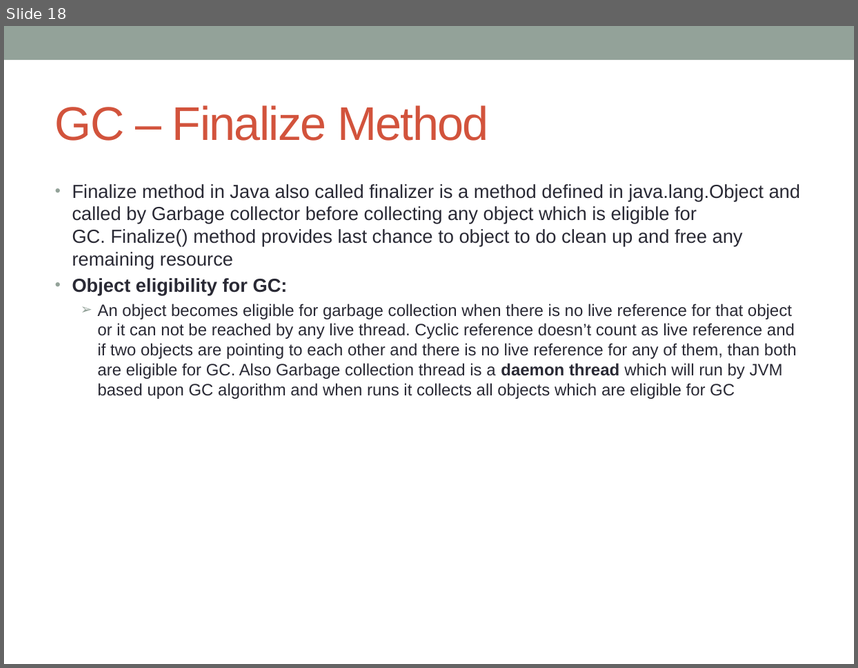
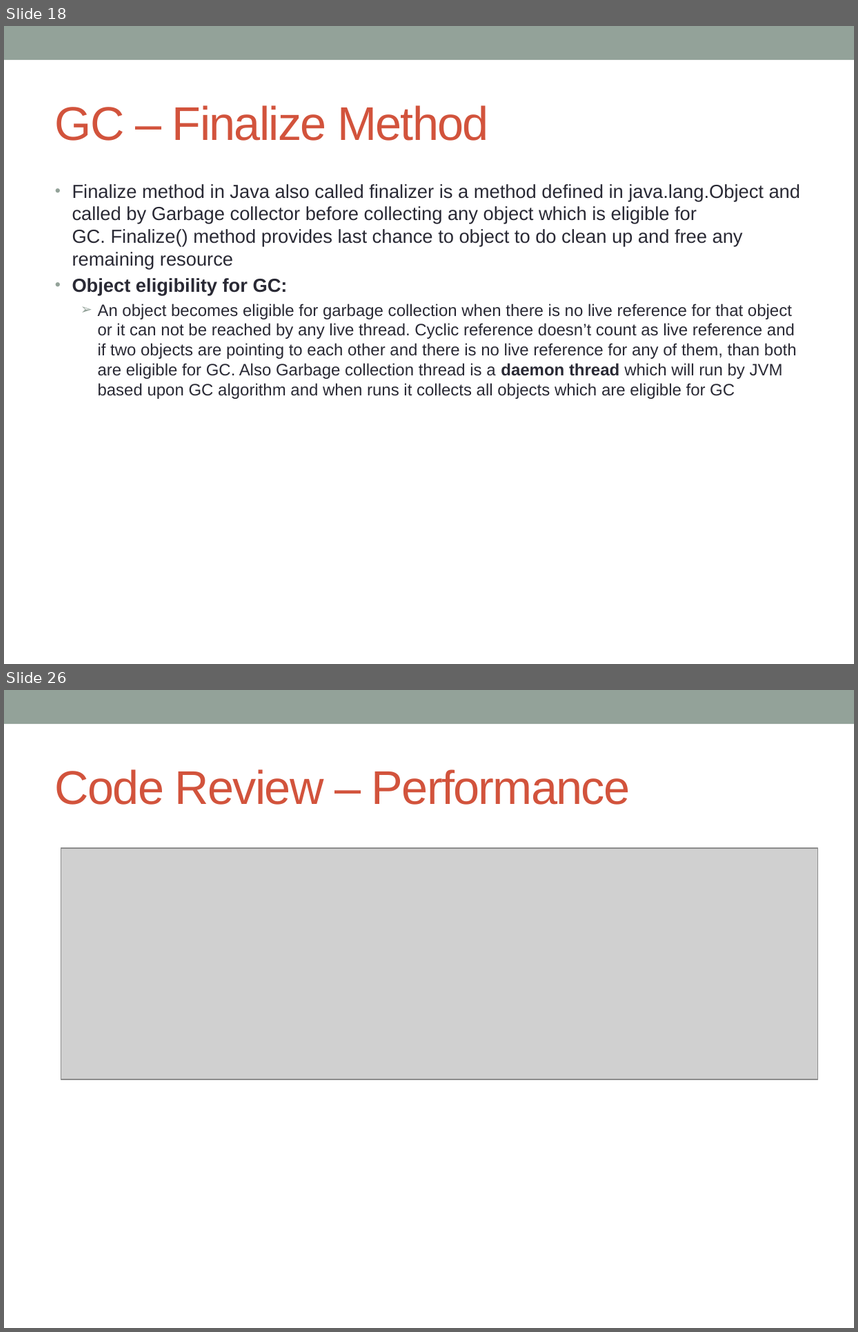
Before and after one commit to notionquest/ProjectDocumentation, a slide deck: CoreJava.pptx. Shown one above the other, each under a label of ours: slide 18 before the commit, slides 18 and 26 after it; the slides between them are not shown. The pictures are 858x668 and 858x1332 pixels, drawn with LibreOffice and Linux fonts; fonts in the diff are those of the drawing; grey boxes stand for pictures. Boxes give left, top, right and bottom in pixels: in the first picture for what was removed or moved away, otherwise in the second. Text is boxed around its words. In the diff, an @@ line names an element or a change of style, - is before the commit and + after.

```diff
--- a/CoreJava.pptx
+++ b/CoreJava.pptx
@@ slide 26 added at [4, 690, 854, 1328], background #FFFFFF; not listed: 1 template element that a slide beside it also shows @@
@@ title added at [55, 769, 630, 805], 40 pt, text #D2533C @@
+Code Review – Performance
@@ picture added at [61, 848, 818, 1079] @@
```
Also in this commit, not shown: 1 slide changed, 8 other slides added, 6 other files.
